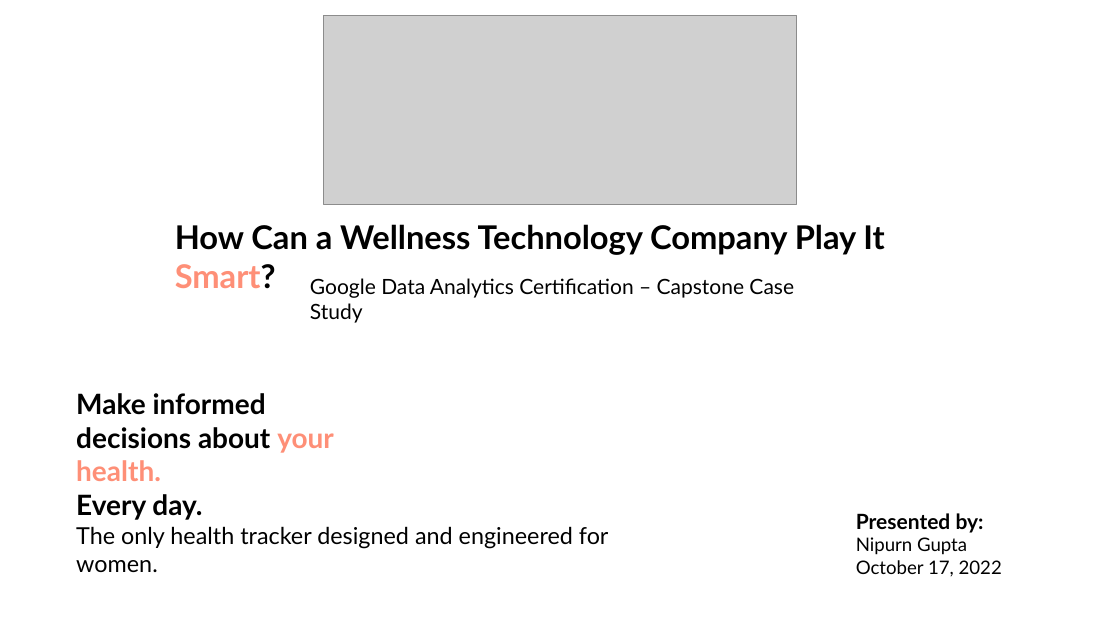
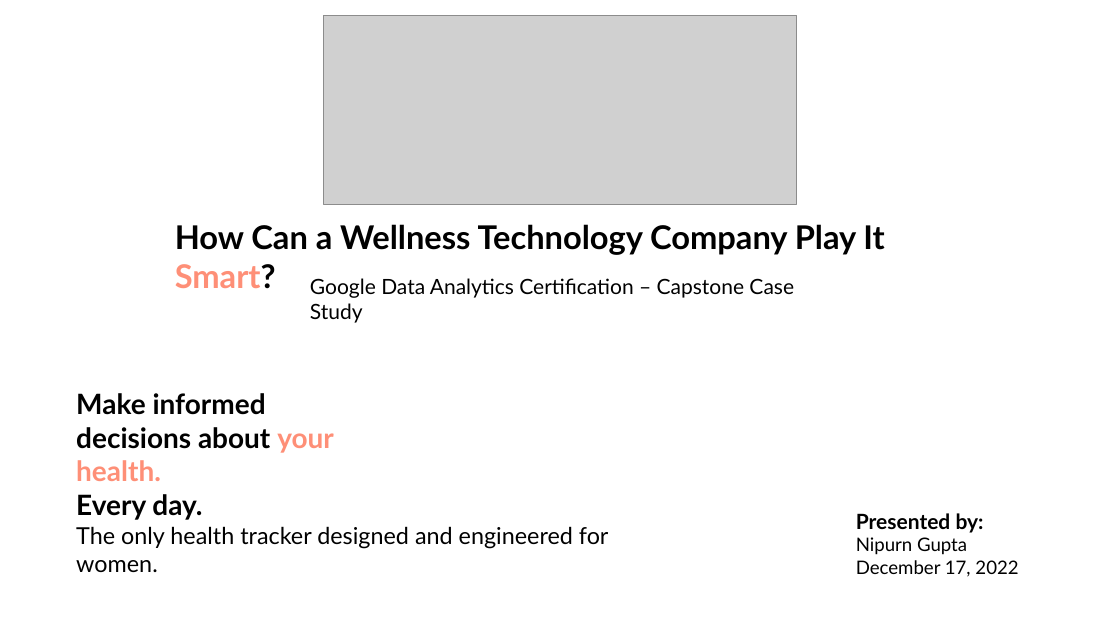
Before and after one commit to nipurngupta/nipurngupta.github.io, a slide deck: slide 1 of Projects/Project 01 - Bellabeat/Bellabeat Presentation.pptx. Drawn at 1120x630 pixels with LibreOffice and Linux fonts; fonts in the diff are those of the drawing; grey boxes stand for pictures. Boxes give left, top, right and bottom in pixels: in the first picture for what was removed or moved away, otherwise in the second. Text is boxed around its words. In the diff, an @@ line names an element or a change of style, - is before the commit and + after.

```diff
--- a/Projects/Project 01 - Bellabeat/Bellabeat Presentation.pptx
+++ b/Projects/Project 01 - Bellabeat/Bellabeat Presentation.pptx
@@ text at [856,560,1018,577]: text changed @@
-October 17, 2022
+December 17, 2022
```
